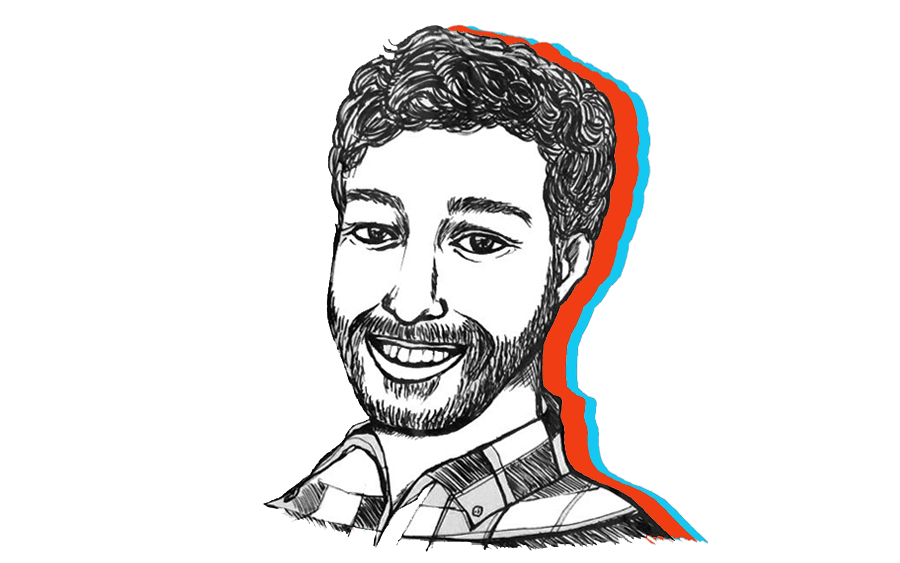
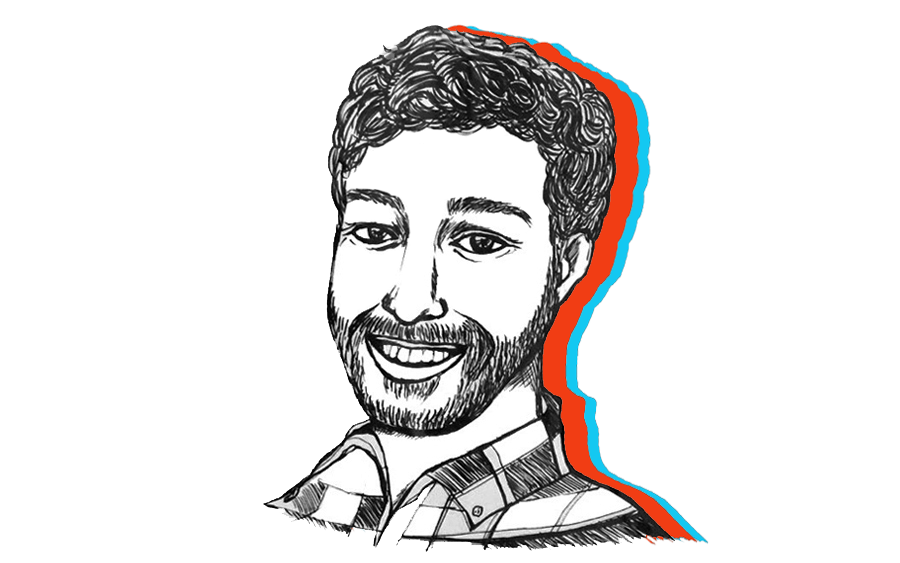
Two versions of the same layered image (900 x 563). Layer-by-layer changes:
painted on "Layer 2" over [334, 38, 551, 337]
